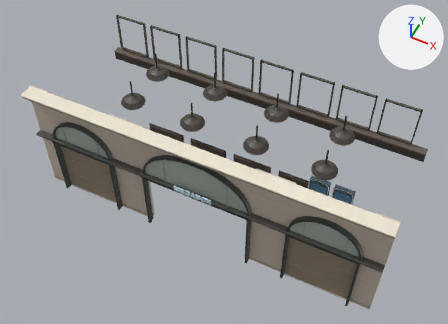
A saved change to the glTF model assets/models/megabox-central/entrance.glb.
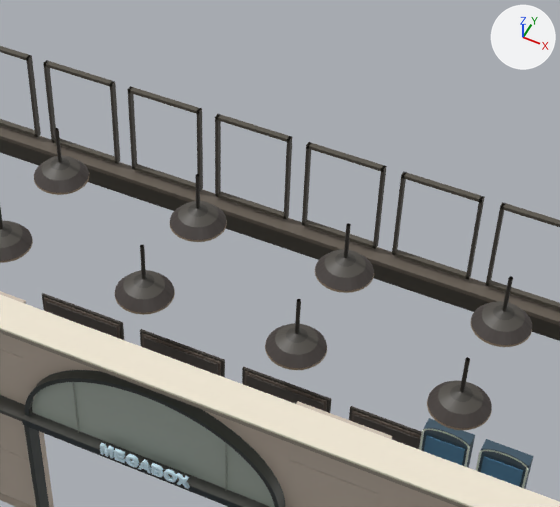
Old and new are each drawn whole from a 50 mm lens placed at (6.25, -10.5, 17.61), pointed at (-0.01, 2.01, 1.98) and again close up on the part from 29% to 82% of the width and 0% to 66% of the height. The lights are fixed; the arrows at upper right show +X, +Y and +Z. The older version's two pictures come first. Where no turn or scale is listed for an object, it has been applied to the vertices. Vertices at exactly the same position are counted once.

The first close-up shows 'Surface'.
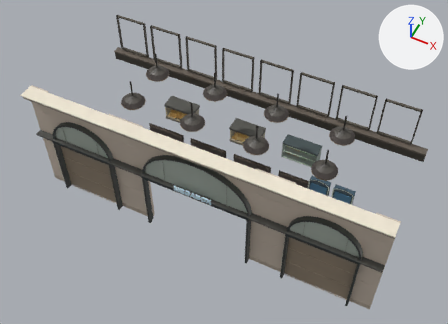
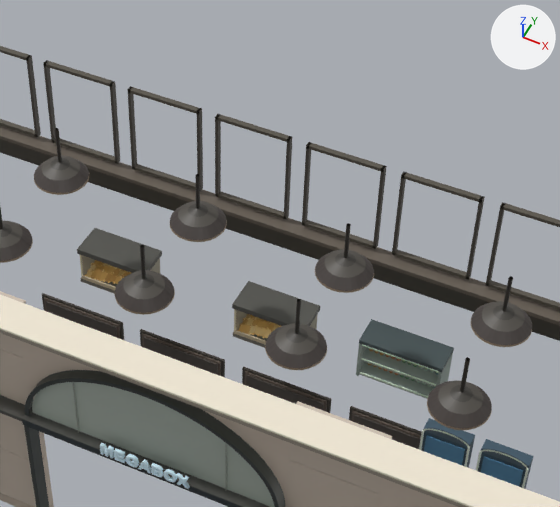
Patch to the scene script:
```diff
--- a/assets/models/megabox-central/entrance.glb.py
+++ b/assets/models/megabox-central/entrance.glb.py
@@ me_반원형_유리와_금속_문틀_0 @@
 # used by ob_surface; location = (0.0, 2.32, 2.22)
-me_반원형_유리와_금속_문틀_0.from_pydata(...)  # 6343 vertices, 10872 faces; spans x -6.05..6.05, y -2.59..2.59, z -2.22..2.22
+me_반원형_유리와_금속_문틀_0.from_pydata(...)  # 8593 vertices, 13906 faces; spans x -6.05..6.05, y -2.59..2.59, z -2.22..2.22
+# me_반원형_유리와_금속_문틀_0 part 1: a new loose piece, a box spanning x -3.34..-2.16, y 1.404..1.954, z -1.12..-1.045, in mat_defaultmaterial
+# me_반원형_유리와_금속_문틀_0 part 2: a new loose piece, a box spanning x -3.325..-3.29, y 1.424..1.934, z -1.05..-0.48, in mat_defaultmaterial
+# me_반원형_유리와_금속_문틀_0 part 3: a new loose piece, a box spanning x -3.323..-3.293, y 1.414..1.444, z -1.05..-0.48, in mat_defaultmaterial
+# me_반원형_유리와_금속_문틀_0 part 4: a new loose piece, a box spanning x -2.21..-2.174, y 1.424..1.934, z -1.05..-0.48, in mat_defaultmaterial
+# me_반원형_유리와_금속_문틀_0 part 5: a new loose piece, a box spanning x -3.35..-2.15, y 1.399..1.959, z -0.51..-0.42, in mat_defaultmaterial
+# me_반원형_유리와_금속_문틀_0 part 6: 1707 vertices added at x -0.65..2.67, y 1.4..1.98, z -1.12..-0.35
+# me_반원형_유리와_금속_문틀_0 part 7: 479 vertices added at x -3.31..-2.18, y 1.4..1.94, z -1.05..-0.51
+# other edits to the shape of me_반원형_유리와_금속_문틀_0 do not show in these pictures
 me_반원형_유리와_금속_문틀_0.materials.append(mat_defaultmaterial)
```

Boxes [x1, y1, x2, y2] around the edits, measured in the close-ups (560 x 507 px):
part 1 of me_반원형_유리와_금속_문틀_0, added (mostly hidden)
    after: [80, 277, 117, 294]
part 2 of me_반원형_유리와_금속_문틀_0, added
    after: [81, 255, 95, 275]
part 3 of me_반원형_유리와_금속_문틀_0, added
    after: [79, 254, 83, 276]
part 4 of me_반원형_유리와_금속_문틀_0, added (mostly hidden)
    after: [150, 258, 161, 274]
part 5 of me_반원형_유리와_금속_문틀_0, added
    after: [77, 228, 162, 273]
part 6 of me_반원형_유리와_금속_문틀_0, added
    after: [232, 281, 454, 399]
part 7 of me_반원형_유리와_금속_문틀_0, added (brown)
    after: [82, 260, 131, 291]
